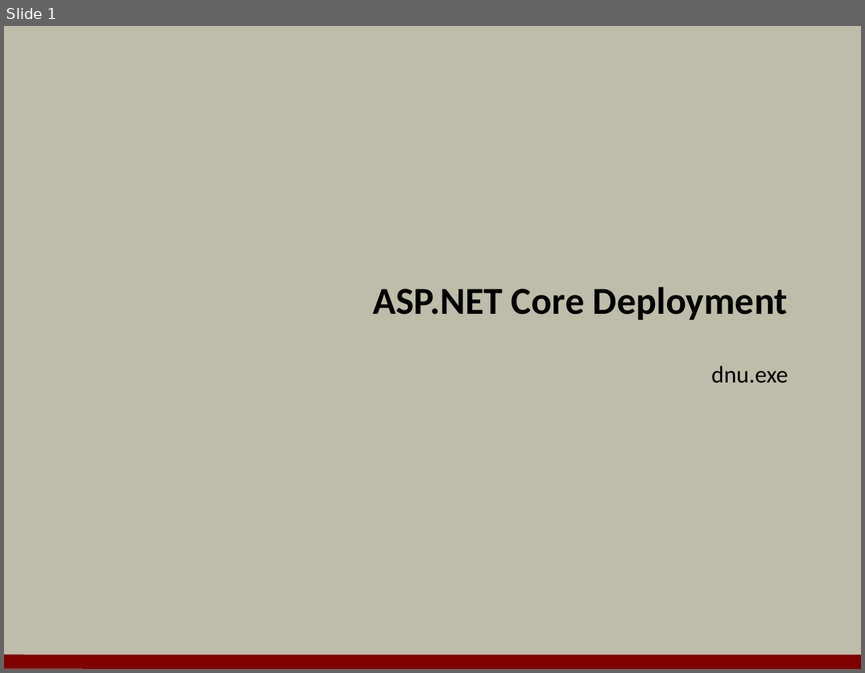
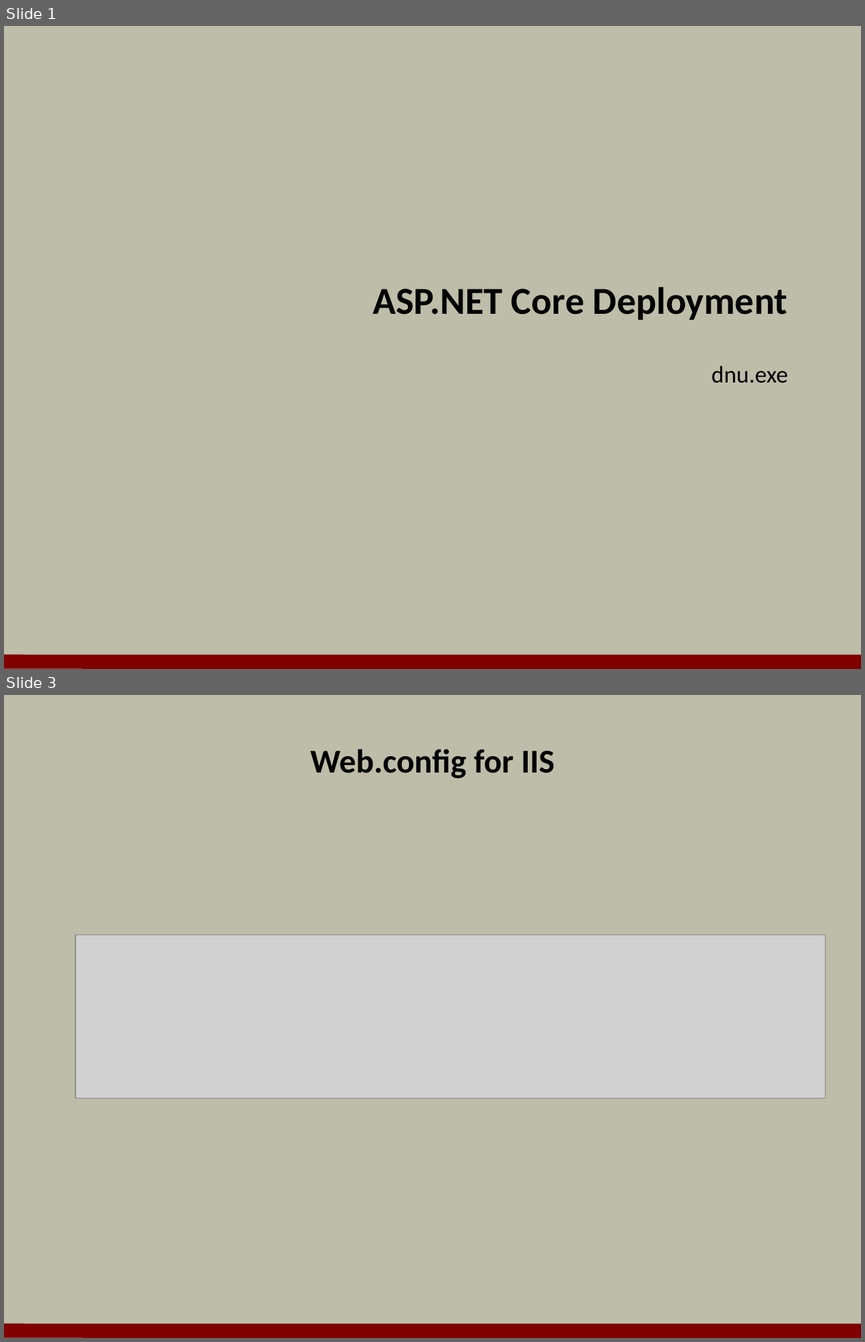
Before and after one commit to OdeToCode/classes, a slide deck: aspnet5/slides/08_Deployment.pptx. Shown one above the other, each under a label of ours: slide 1 before the commit, slides 1 and 3 after it; the slides between them are not shown. The pictures are 865x673 and 865x1342 pixels, drawn with LibreOffice and Linux fonts; fonts in the diff are those of the drawing; grey boxes stand for pictures; background and template pictures are left out. Boxes give left, top, right and bottom in pixels: in the first picture for what was removed or moved away, otherwise in the second. Text is boxed around its words. In the diff, an @@ line names an element or a change of style, - is before the commit and + after.

```diff
--- a/aspnet5/slides/08_Deployment.pptx
+++ b/aspnet5/slides/08_Deployment.pptx
@@ slide 3 added at (4,695,861,1338), background #BDBDA9; not listed: 1 template element that a slide beside it also shows @@
@@ title added at (310,749,554,779), 28 pt, text #000000, bold @@
+Web.config for IIS
@@ picture added at (75,935,825,1098) @@
```
Also in this commit, not shown: 3 other slides added, 6 slides removed, 3 other files.
